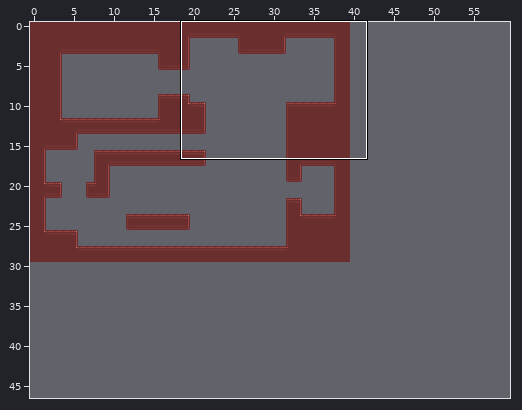
An edit to a level. Tiled map, assets/maps/map_level2.tmx. The picture above shows the old version from afar; the outline marks the close-up.
Close-up. Old version:
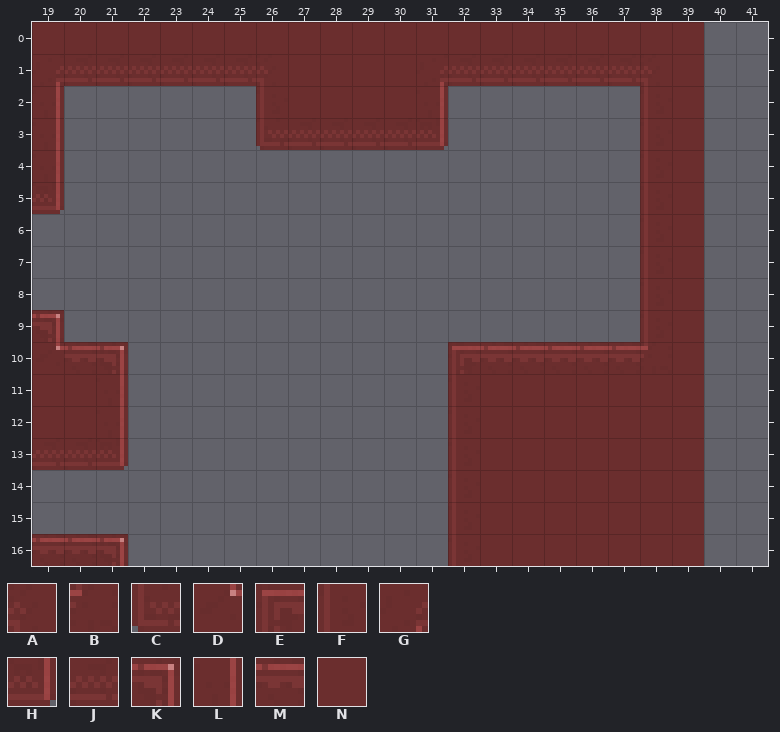
Cells are 8x8 px. Shown: x 19..41, y 0..16. The commit also changed other parts of the map, which this record leaves out. The old version is drawn lined up with the new one.
Key: from "tiles": A 1, B 2, C 3, D 4, E 6, F 7, G 8, H 9, J 11, K 12, L 13, M 14, N 15.
_ is an empty cell.
Layer "main" before, first column x 19:
 0 NNNNNNNNNNNNNNNNNNNNN__
 1 GJJJJJJANNNNGJJJJJJAN__
 2 L______FNNNNL______FN__
 3 L______CJJJJH______FN__
 4 L__________________FN__
 5 H__________________FN__
 6 ___________________FN__
 7 ___________________FN__
 8 ___________________FN__
 9 K__________________FN__
10 DMK__________EMMMMMBN__
11 NNL__________FNNNNNNN__
12 NNL__________FNNNNNNN__
13 JJH__________FNNNNNNN__
14 _____________FNNNNNNN__
15 _____________FNNNNNNN__
16 MMK__________FNNNNNNN__
The same view after the edit:
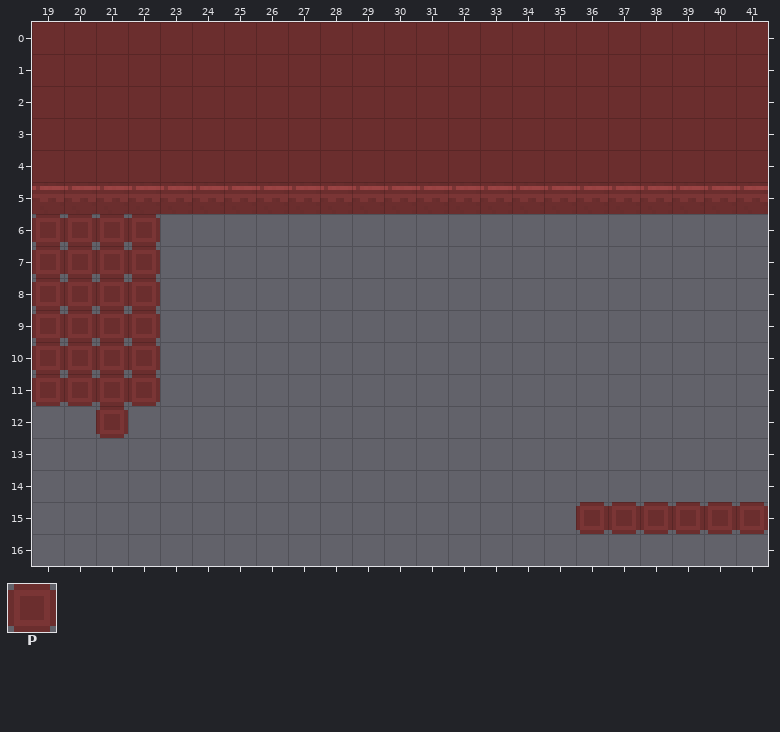
Further tiles: from "tiles": P 0.
Change:
map size 40x30 -> 60x47 cells
Layer "main":
Tile F becomes tile M in row 5 at x 38.
Tile H becomes tile M in row 5 at x 19.
Tile N becomes tile M in row 5 at x 39.
The author put tile M in row 5 at x 20 to 37 and 40 to 41.
Tile C becomes tile N in row 3 at x 26.
Tile G becomes tile N in row 1 at x 19 and 31.
Tile H becomes tile N in row 3 at x 31.
Tile L becomes tile N in row 2 at x 19 and 31; in rows 3 to 4 at x 19.
The author put tile N in rows 0 to 1 at x 40 to 41; in rows 2 to 3 at x 20 to 25, 32 to 37 and 40 to 41; in row 4 at x 20 to 37 and 40 to 41.
Tile D becomes tile P in row 10 at x 19.
Tile K becomes tile P in row 9 at x 19; in row 10 at x 21.
Tile L becomes tile P in rows 11 to 12 at x 21.
Tile M becomes tile P in row 10 at x 20.
Tile N becomes tile P in row 11 at x 19 to 20; in row 15 at x 36 to 39.
The author put tile P in rows 6 to 8 at x 19 to 22; in row 9 at x 20 to 22; in rows 10 to 11 at x 22; in row 15 at x 40 to 41.
The edit erases tile B in row 10 at x 38.
The edit erases tile E in row 10 at x 32.
The edit erases tile F in rows 6 to 9 at x 38; in rows 11 to 16 at x 32.
The edit erases tile H in row 13 at x 21.
The edit erases tile J in row 13 at x 19 to 20.
The edit erases tile K in row 16 at x 21.
The edit erases tile M in row 10 at x 33 to 37; in row 16 at x 19 to 20.
The edit erases tile N in rows 6 to 10 at x 39; in row 11 at x 33 to 39; in row 12 at x 19 to 20 and 33 to 39; in rows 13 to 14 at x 33 to 39; in row 15 at x 33 to 35; in row 16 at x 33 to 39.
Boxes around the changes in both close-ups, in picture pixels (x1, y1, x2, y2):
changed: (32, 22, 768, 566)
